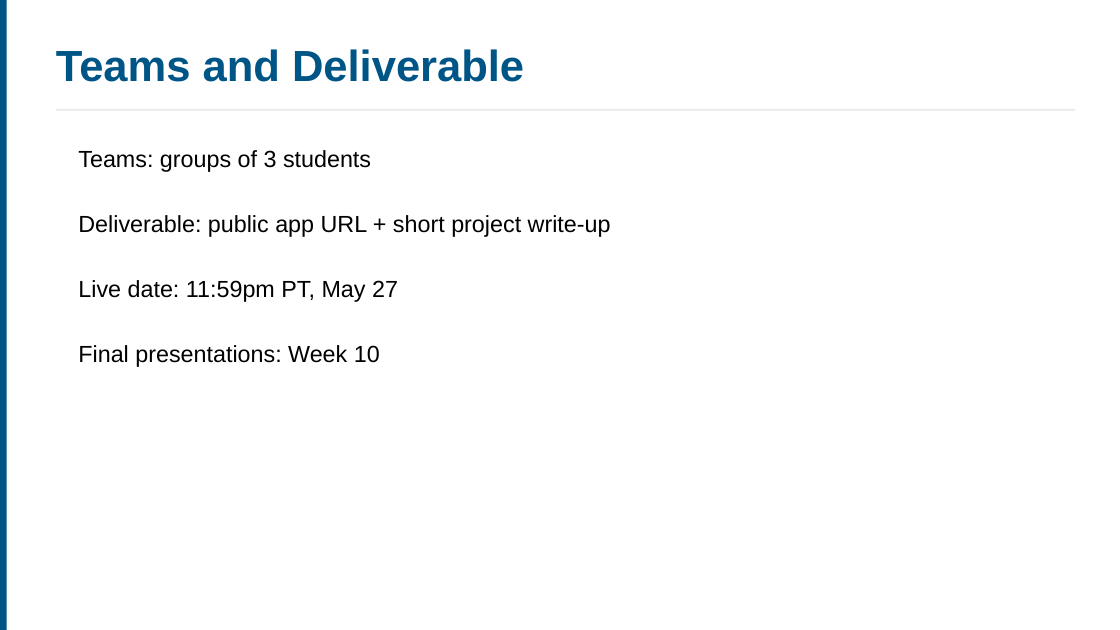
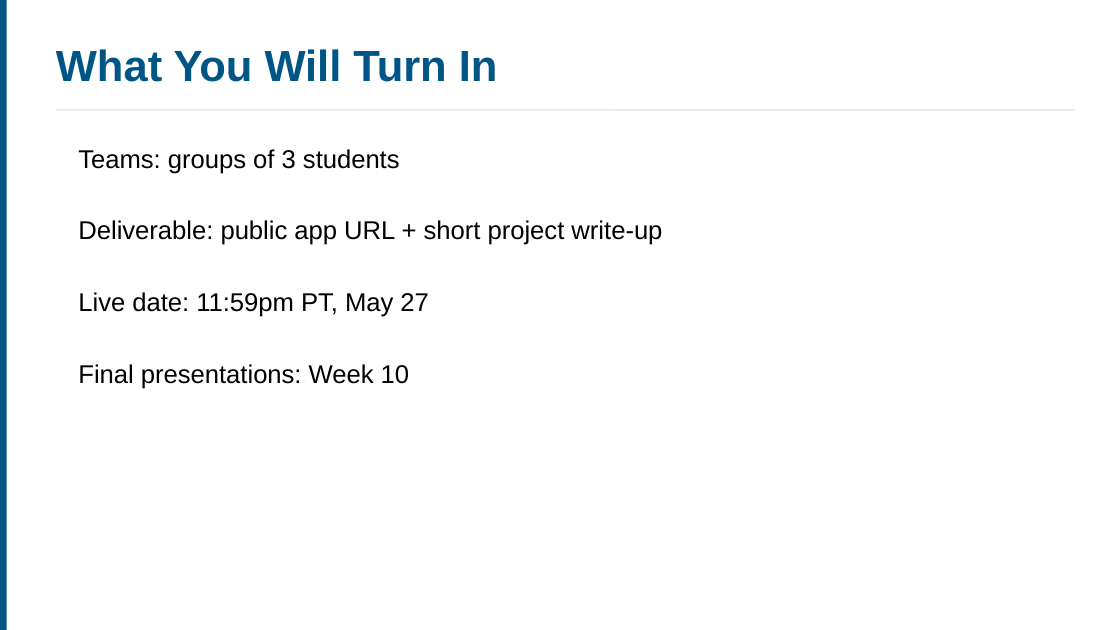
Before and after one commit to ucla-anderson-SSAI/SSAI, a slide deck: slide 14 of Slides/Week 8/Week8.pptx (slide 29 before the commit). Drawn at 1120x630 pixels with LibreOffice and Linux fonts; fonts in the diff are those of the drawing. Boxes give left, top, right and bottom in pixels: in the first picture for what was removed or moved away, otherwise in the second. Text is boxed around its words. In the diff, an @@ line names an element or a change of style, - is before the commit and + after.

```diff
--- a/Slides/Week 8/Week8.pptx
+++ b/Slides/Week 8/Week8.pptx
@@ text at <box>56,49,498,82</box>: text changed @@
-Teams and Deliverable
+What You Will Turn In
@@ text "Live date: 11:59pm PT, May ...": place and size @@
-text "Live date: 11:59pm PT, May ..." at <box>78,280,398,302</box>
+text "Live date: 11:59pm PT, May ..." at <box>78,292,428,317</box>
@@ size 15 to 16.5 pt in 4 elements at <box>78,149,400,174</box>, <box>78,220,662,245</box>, <box>78,292,428,317</box>, <box>78,364,410,389</box> @@
@@ text "Final presentations: Week 10": place and size @@
-text "Final presentations: Week 10" at <box>78,345,380,367</box>
+text "Final presentations: Week 10" at <box>78,364,410,389</box>
```
Also in this commit, not shown: 7 other slides changed, 12 slides added, 35 slides removed, 8 other files.
